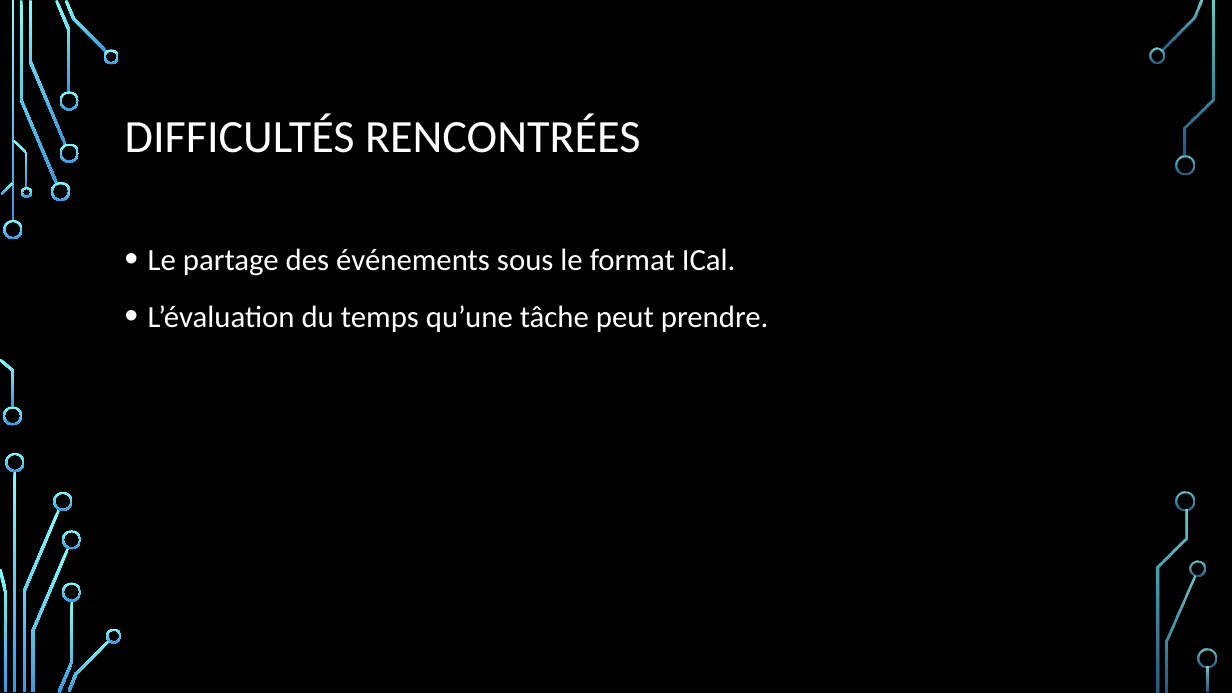
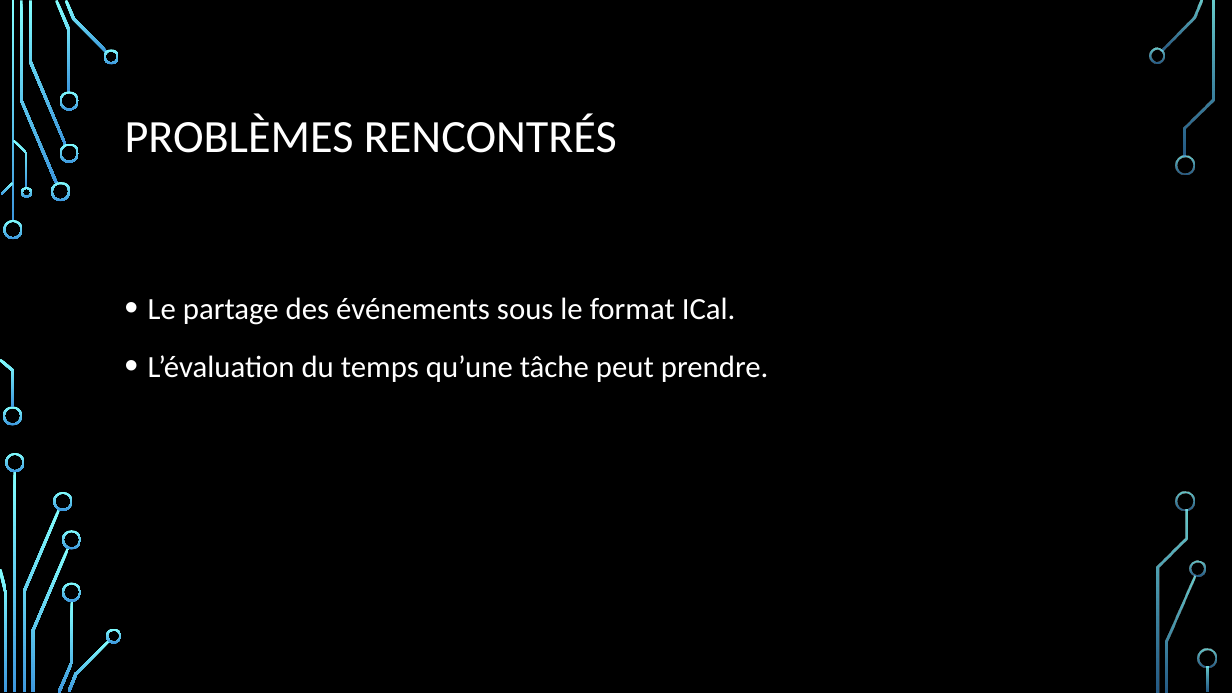
Before and after one commit to DFC-Informatique-Cegep-de-Sainte-Foy/GestionEquipesSportives, a slide deck: slide 12 of Documentation/Revue 3/Presentation_Revue_3.pptx. Drawn at 1232x693 pixels with LibreOffice and Linux fonts; fonts in the diff are those of the drawing; background and template pictures are left out. Boxes give left, top, right and bottom in pixels: in the first picture for what was removed or moved away, otherwise in the second. Text is boxed around its words. In the diff, an @@ line names an element or a change of style, - is before the commit and + after.

Commit message:
update

```diff
--- a/Documentation/Revue 3/Presentation_Revue_3.pptx
+++ b/Documentation/Revue 3/Presentation_Revue_3.pptx
@@ title at box(125, 113, 617, 153): text changed @@
-DIFFICULTÉS RENCONTRÉES
+PROBLÈMES RENCONTRÉS
@@ text "Le partage des événements sous ...": place and size @@
-text "Le partage des événements sous ..." at box(148, 248, 769, 332)
+text "Le partage des événements sous ..." at box(148, 297, 769, 382)
```
